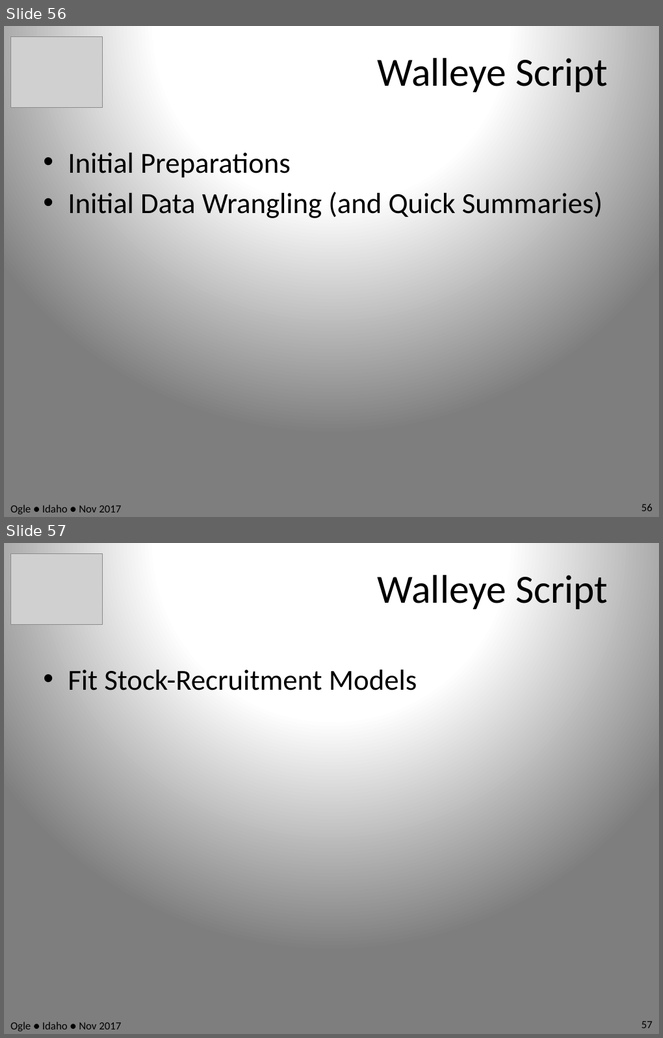
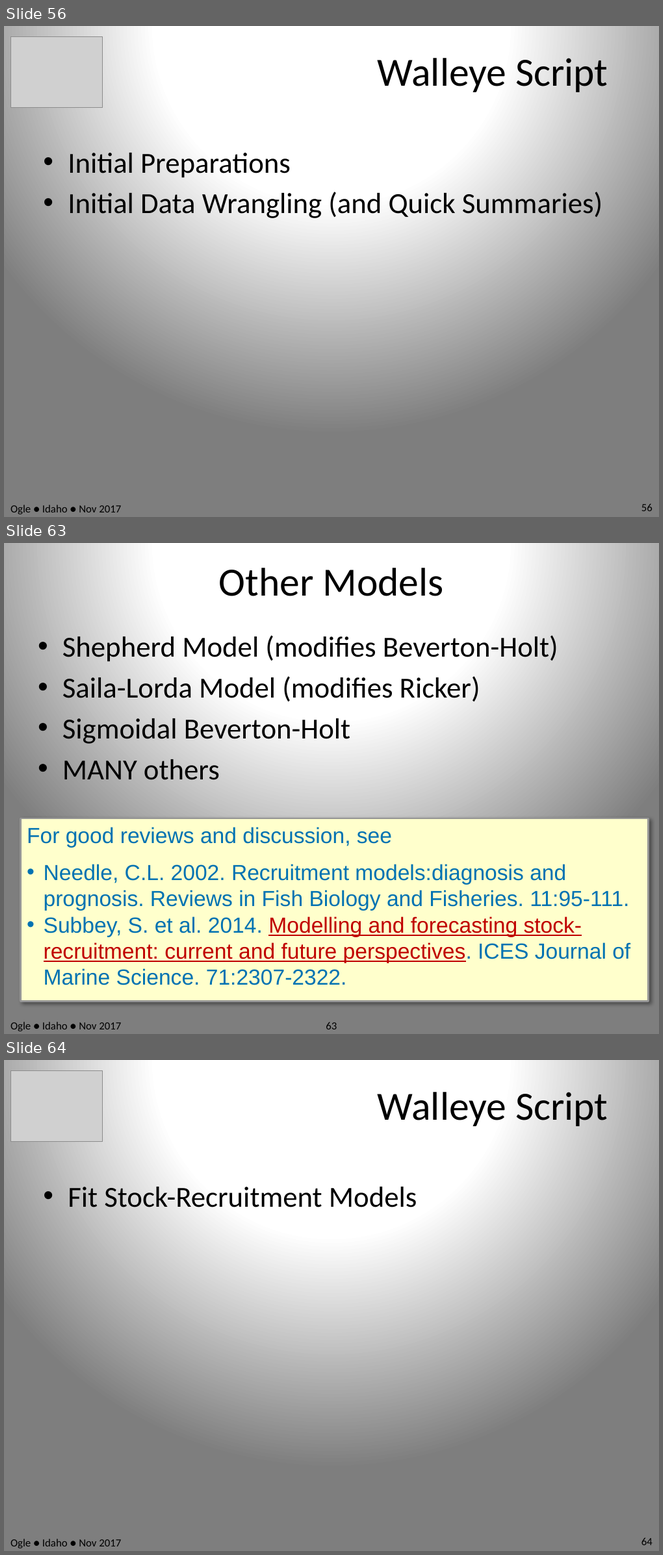
Before and after one commit to droglenc/RcourseIdaho2017, a slide deck: Slides.pptx. Shown one above the other, each under a label of ours: slides 56 and 57 before the commit, slides 56, 63 and 64 after it; the slides between them are not shown. The pictures are 663x1038 and 663x1555 pixels, drawn with LibreOffice and Linux fonts; fonts in the diff are those of the drawing; grey boxes stand for pictures. Boxes give left, top, right and bottom in pixels: in the first picture for what was removed or moved away, otherwise in the second. Text is boxed around its words. In the diff, an @@ line names an element or a change of style, - is before the commit and + after.

```diff
--- a/Slides.pptx
+++ b/Slides.pptx
@@ slide 63 added at [4,543,659,1034], background gradient #FEFEFE to #FFFFFF to #7F7F7F @@
@@ title added at [219,568,443,596], 44 pt, text #000000 @@
+Other Models
@@ text added at [62,635,558,780], 32 pt, text #000000 @@
+• Shepherd Model (modifies Beverton-Holt)
+• Saila-Lorda Model (modifies Ricker)
+• Sigmoidal Beverton-Holt
+• MANY others
@@ rectangle added at [20,819,648,1002], fill #FFFFCC, outline #969696 2 pt, 24 pt, text #0072B2 @@
+For good reviews and discussion, see
+• Needle, C.L. 2002. Recruitment models:diagnosis and prognosis. Reviews in Fish Biology and Fisheries. 11:95-111.
+• Subbey, S. et al. 2014. Modelling and forecasting stock-recruitment: current and future perspectives. ICES Journal of Marine Science. 71:2307-2322.
@@ text added at [10,1022,121,1032], 12 pt, text #000000 @@
+Ogle ● Idaho ● Nov 2017
@@ page number added at [326,1023,337,1030], 12 pt, text #000000 @@
+63
@@ what was slide 57 is now slide 64 @@
@@ page number at [642,1538,653,1546]: text changed @@
-57
+64
```
Also in this commit, not shown: 26 slides changed, 10 other slides added, 4 other files.
